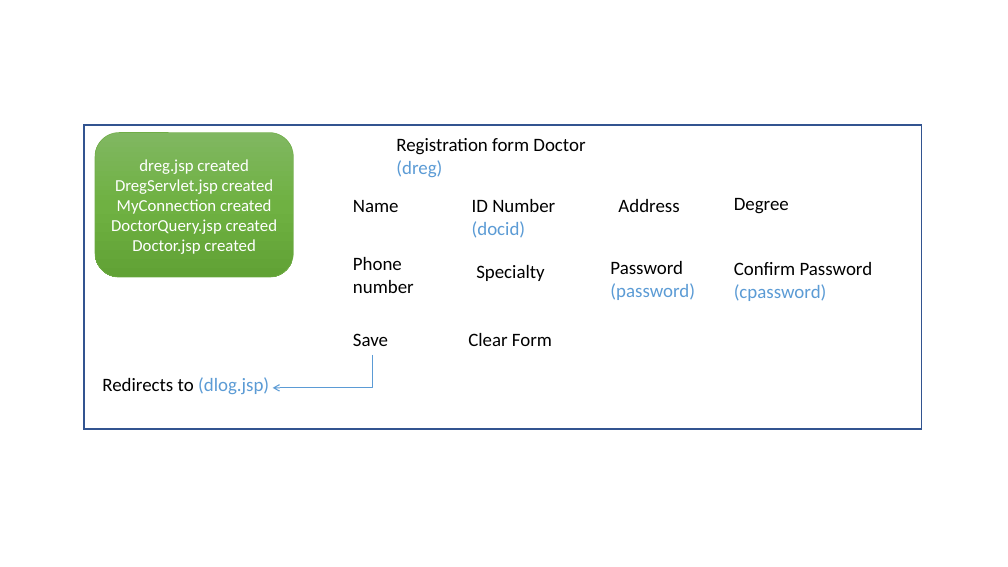
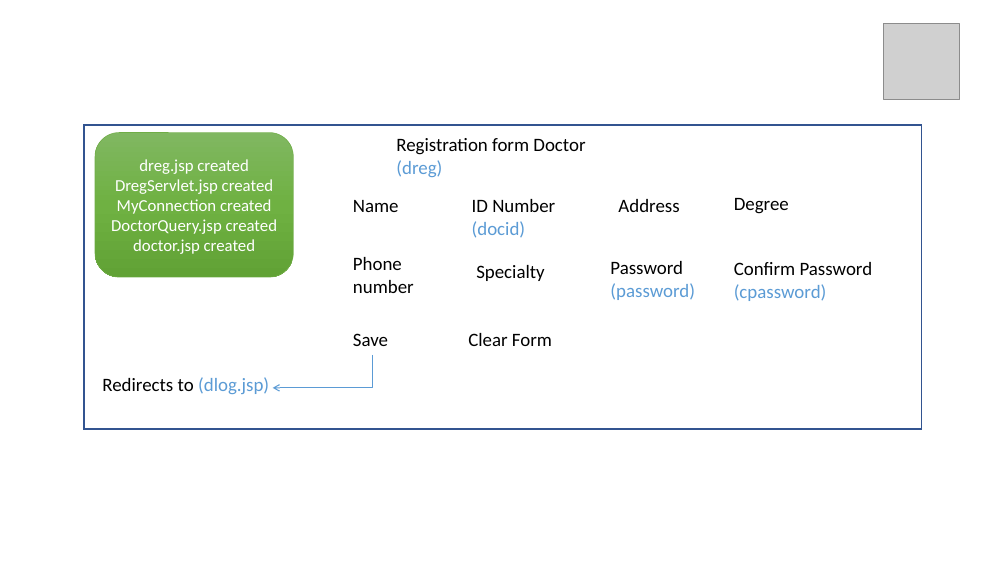
Before and after one commit to aaliceinw/ttagn2, a slide deck: slide 5 of Hospital Management Designv2.pptx. Drawn at 1008x567 pixels with LibreOffice and Linux fonts; fonts in the diff are those of the drawing; grey boxes stand for pictures. Boxes give left, top, right and bottom in pixels: in the first picture for what was removed or moved away, otherwise in the second. Text is boxed around its words. In the diff, an @@ line names an element or a change of style, - is before the commit and + after.

```diff
--- a/Hospital Management Designv2.pptx
+++ b/Hospital Management Designv2.pptx
@@ picture added at (884, 23, 960, 99) @@
@@ text in rounded rectangle at (133, 239, 255, 254): text changed @@
-Doctor.jsp created
+doctor.jsp created
```
Also in this commit, not shown: 10 other slides changed, 2 slides removed, 1 other file.
